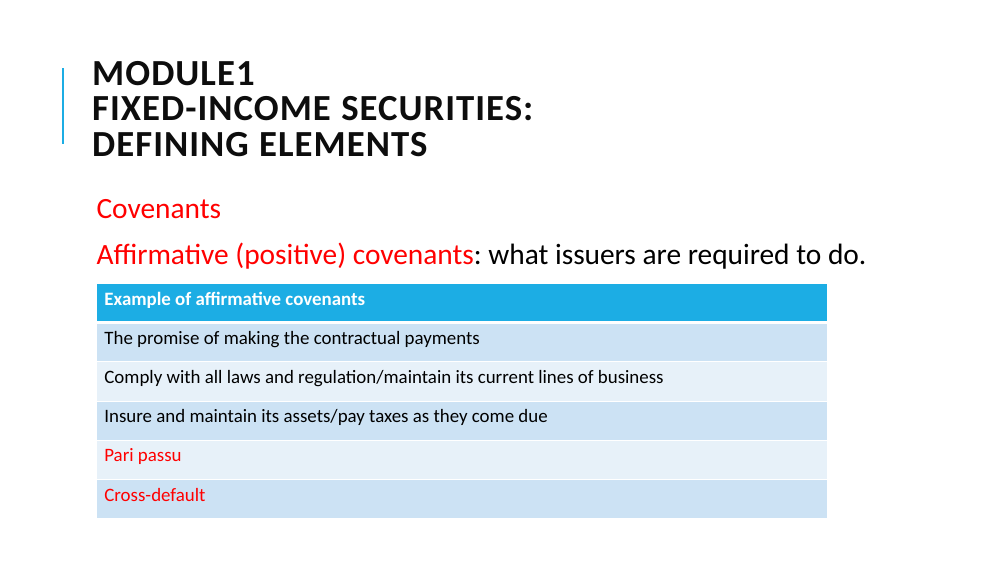
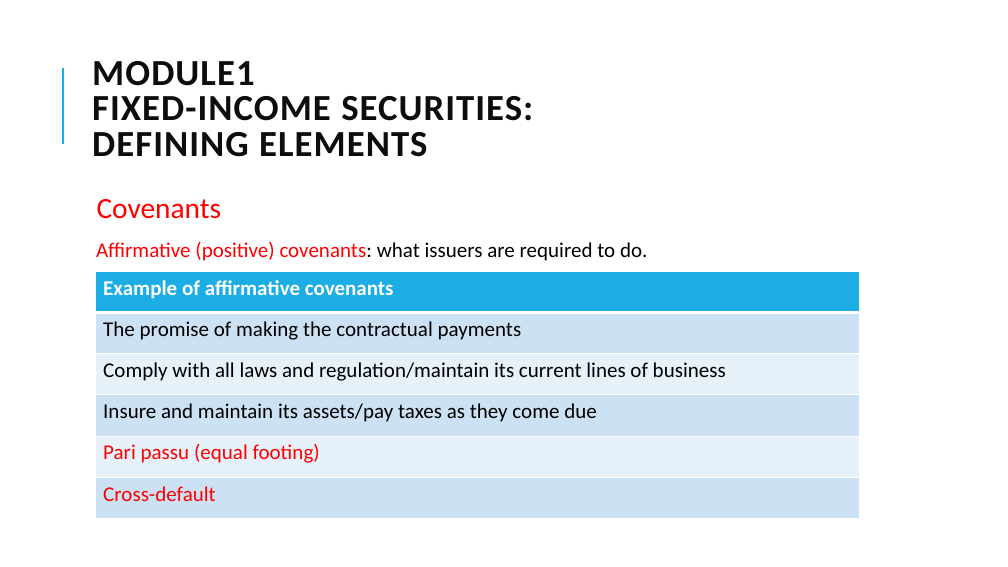
Before and after one commit to Isco0530/data, a slide deck: slide 17 of Fixed Income.pptx. Drawn at 1008x567 pixels with LibreOffice and Linux fonts; fonts in the diff are those of the drawing. Boxes give left, top, right and bottom in pixels: in the first picture for what was removed or moved away, otherwise in the second. Text is boxed around its words. In the diff, an @@ line names an element or a change of style, - is before the commit and + after.

```diff
--- a/Fixed Income.pptx
+++ b/Fixed Income.pptx
@@ text at <box>96,242,647,261</box>: size 28 to 20 pt in "Affirmative (positive) covenants: what issuers are required ..." @@
@@ table at <box>96,271,861,519</box> @@
-row 5, column 1: Pari passu
+row 5, column 1: Pari passu (equal footing)
@@ size 18 to 20 pt in "Example of affirmative covenants", "The promise of making the contractual payments", "Comply with all laws and regulation/maintain its ...", "Insure and maintain its assets/pay taxes as ..." and 1 more places @@
@@ table: place and size @@
-table at <box>97,284,828,519</box>
+table at <box>96,271,861,519</box>
```
Also in this commit, not shown: 5 other slides changed, 1 slide added.
